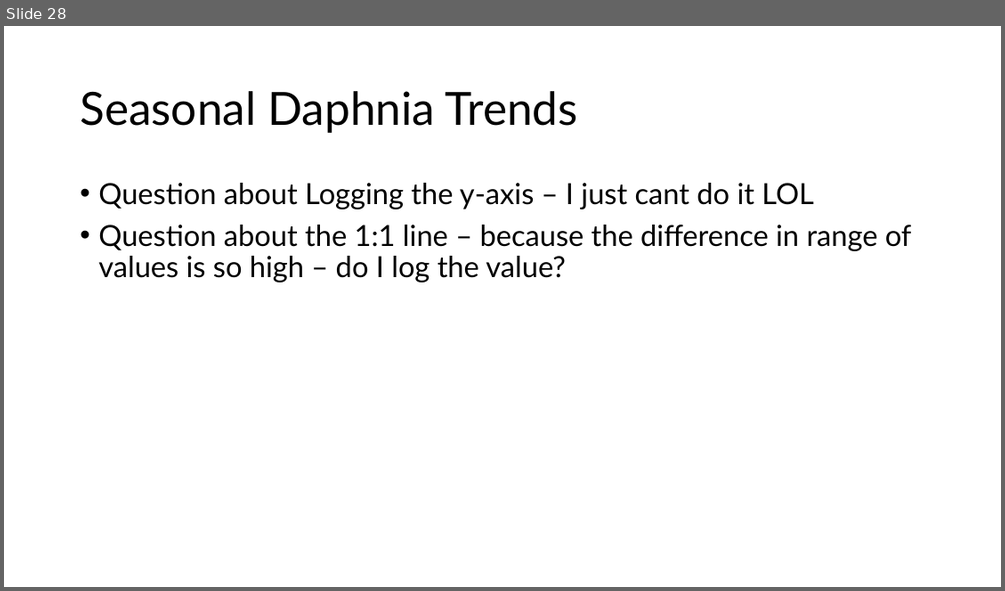
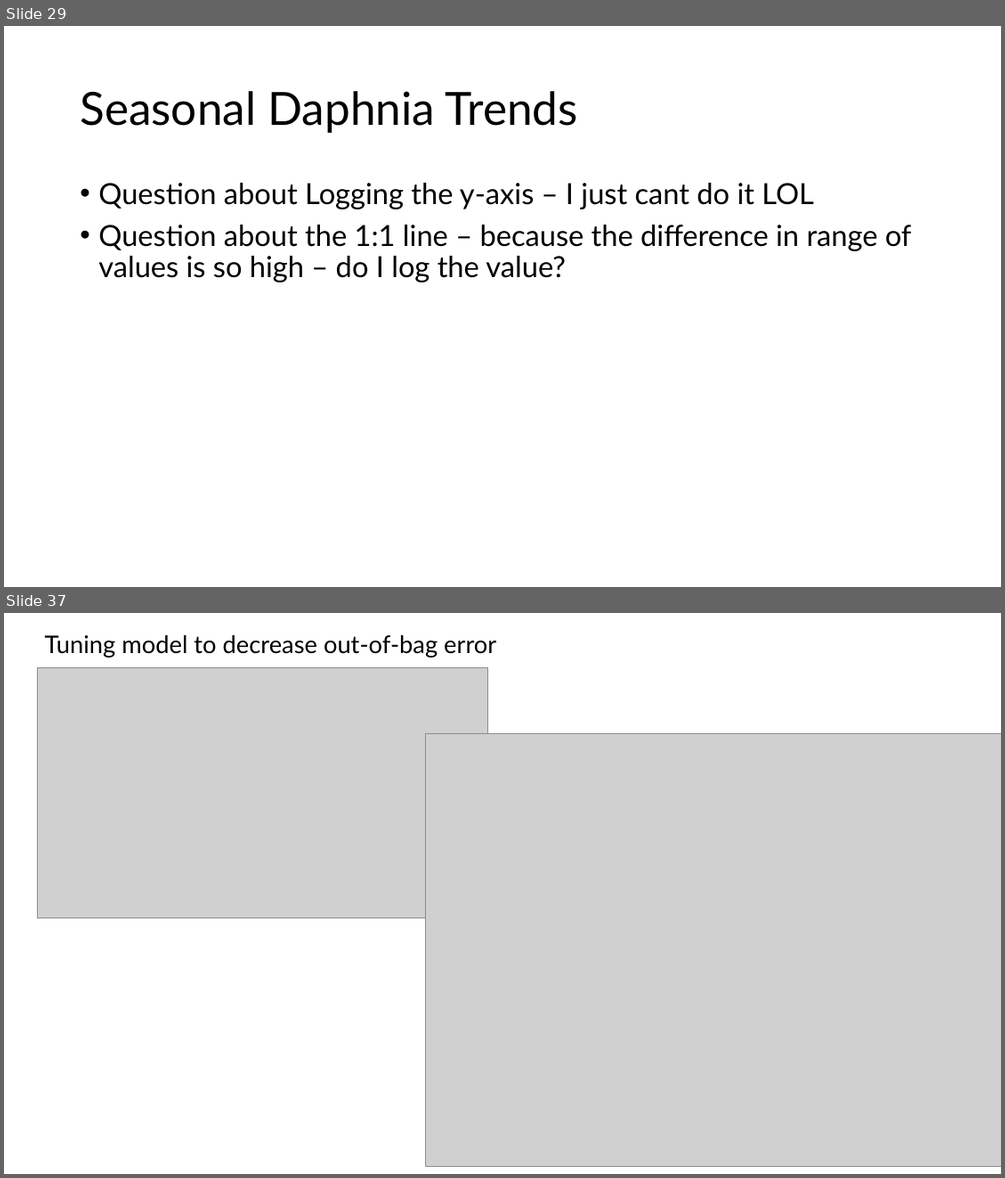
Before and after one commit to arielkoh02/dissertation-loch-leven, a slide deck: output/24.3.pptx. Shown one above the other, each under a label of ours: slide 28 before the commit, slides 29 and 37 after it; the slides between them are not shown. The pictures are 1005x591 and 1005x1178 pixels, drawn with LibreOffice and Linux fonts; fonts in the diff are those of the drawing; grey boxes stand for pictures. Boxes give left, top, right and bottom in pixels: in the first picture for what was removed or moved away, otherwise in the second. Text is boxed around its words. In the diff, an @@ line names an element or a change of style, - is before the commit and + after.

```diff
--- a/output/24.3.pptx
+++ b/output/24.3.pptx
@@ slide 37 added at (x1=4, y1=613, x2=1001, y2=1174), background #FFFFFF @@
@@ text added at (x1=45, y1=635, x2=496, y2=657), 23.4 pt, text #000000 @@
+Tuning model to decrease out-of-bag error
@@ picture added at (x1=37, y1=667, x2=487, y2=918) @@
@@ picture added at (x1=426, y1=733, x2=1001, y2=1167) @@
@@ what was slide 28 is now slide 29 @@
```
Also in this commit, not shown: 3 slides changed, 8 other slides added, 3 other files.
